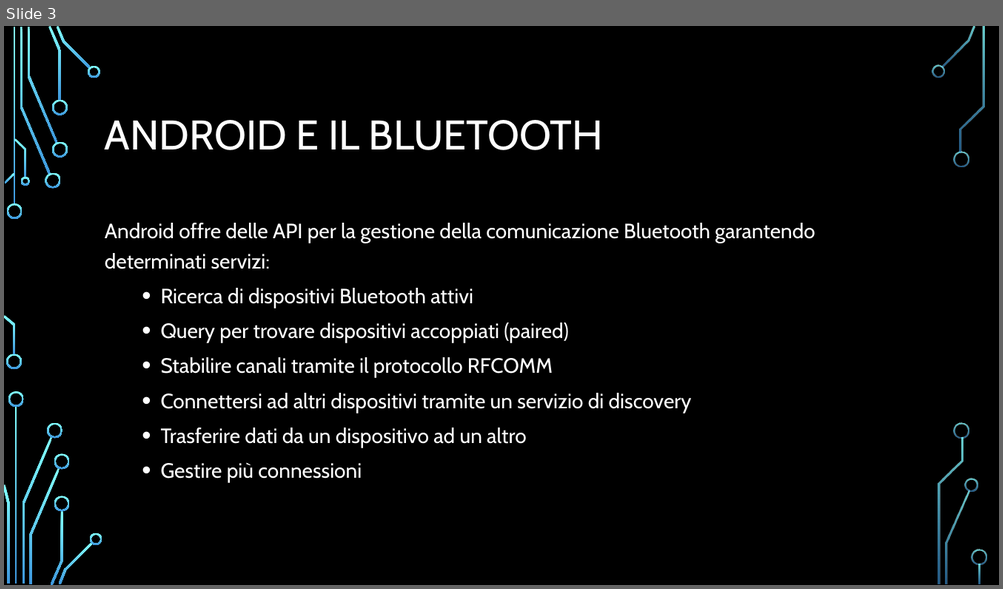
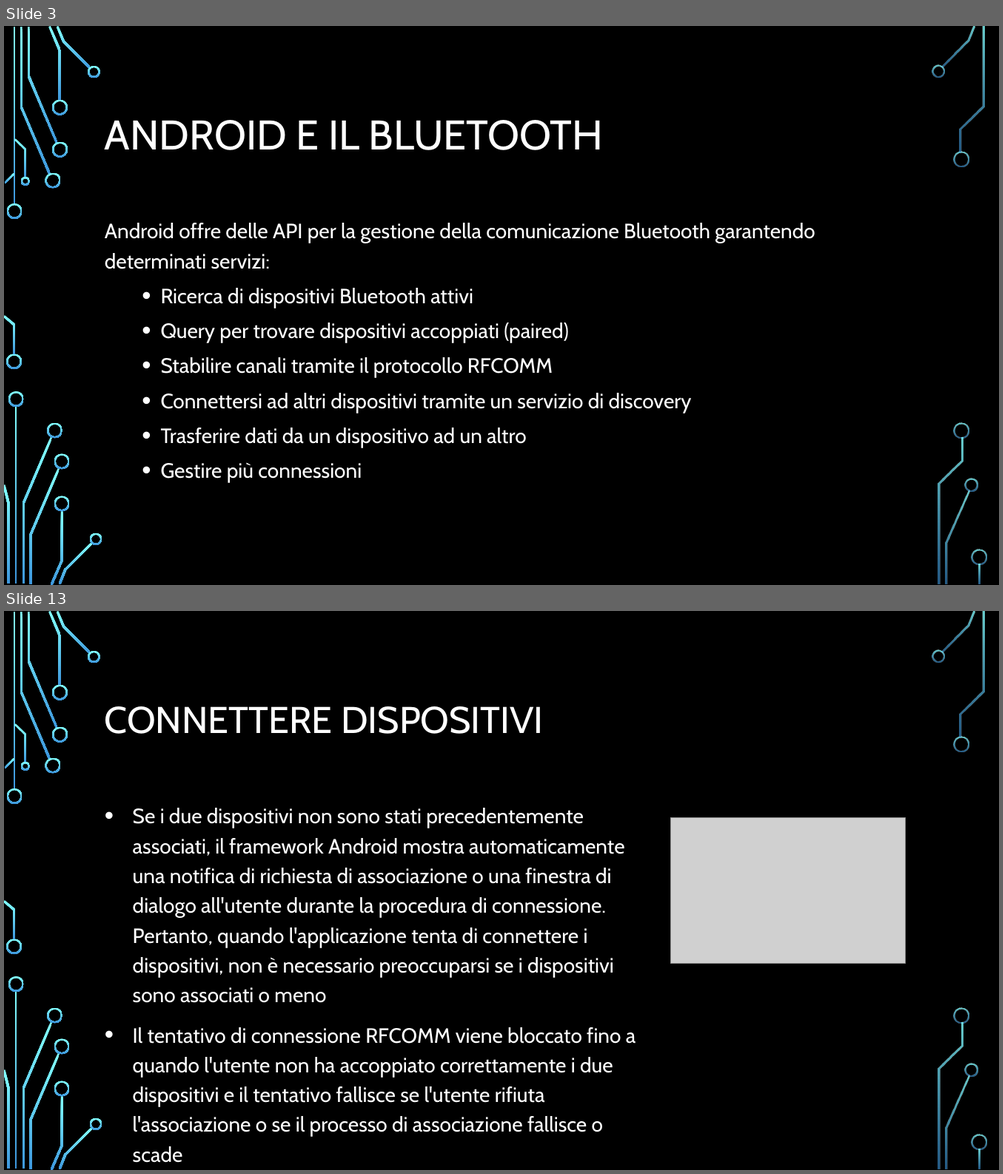
Before and after one commit to FNX-hub/ProgettoMP, a slide deck: Bluetooth.pptx. Shown one above the other, each under a label of ours: slide 3 before the commit, slides 3 and 13 after it; the slides between them are not shown. The pictures are 1003x589 and 1003x1174 pixels, drawn with LibreOffice and Linux fonts; fonts in the diff are those of the drawing; grey boxes stand for pictures; background and template pictures are left out. Boxes give left, top, right and bottom in pixels: in the first picture for what was removed or moved away, otherwise in the second. Text is boxed around its words. In the diff, an @@ line names an element or a change of style, - is before the commit and + after.

```diff
--- a/Bluetooth.pptx
+++ b/Bluetooth.pptx
@@ slide 13 added at box(4, 611, 999, 1170), background picture (left out); not listed: 36 template elements that a slide beside it also shows @@
@@ title added at box(105, 706, 543, 734), 36 pt, text #FFFFFF @@
+CONNETTERE DISPOSITIVI
@@ text added at box(133, 808, 635, 1163), 20 pt, text #FFFFFF @@
+• Se i due dispositivi non sono stati precedentemente associati, il framework Android mostra automaticamente una notifica di richiesta di associazione o una finestra di dialogo all'utente durante la procedura di connessione. Pertanto, quando l'applicazione tenta di connettere i dispositivi, non è necessario preoccuparsi se i dispositivi sono associati o meno
+• Il tentativo di connessione RFCOMM viene bloccato fino a quando l'utente non ha accoppiato correttamente i due dispositivi e il tentativo fallisce se l'utente rifiuta l'associazione o se il processo di associazione fallisce o scade
@@ picture added at box(670, 817, 905, 963) @@
```
Also in this commit, not shown: 2 slides changed, 8 other slides added.
